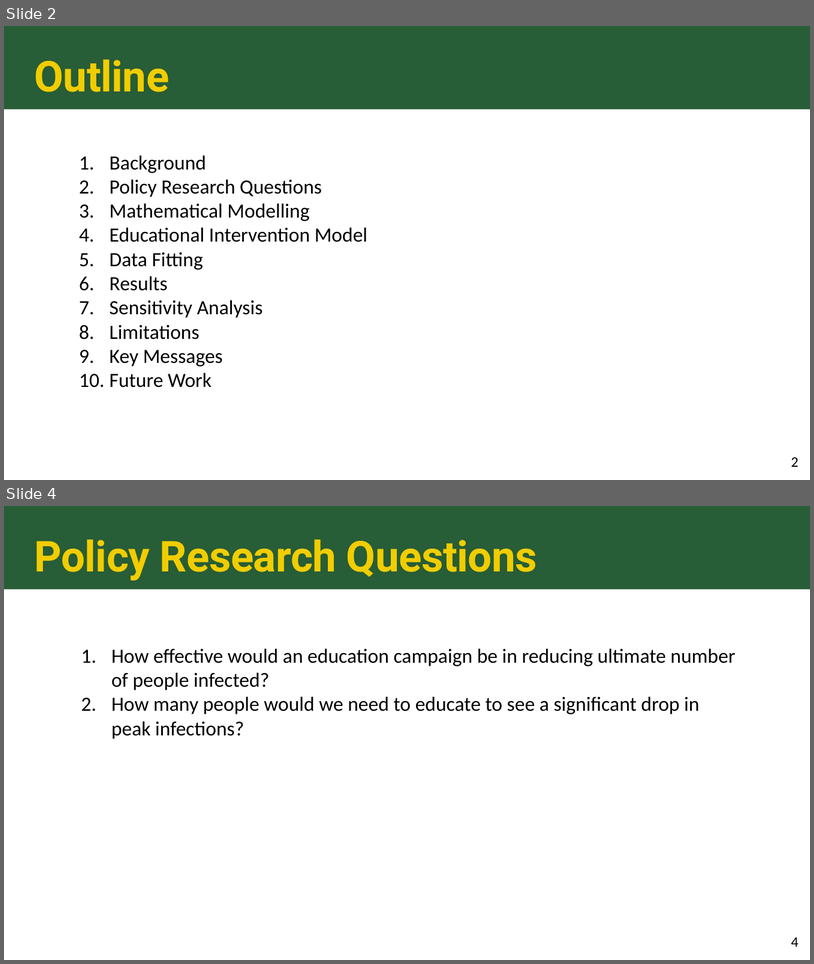
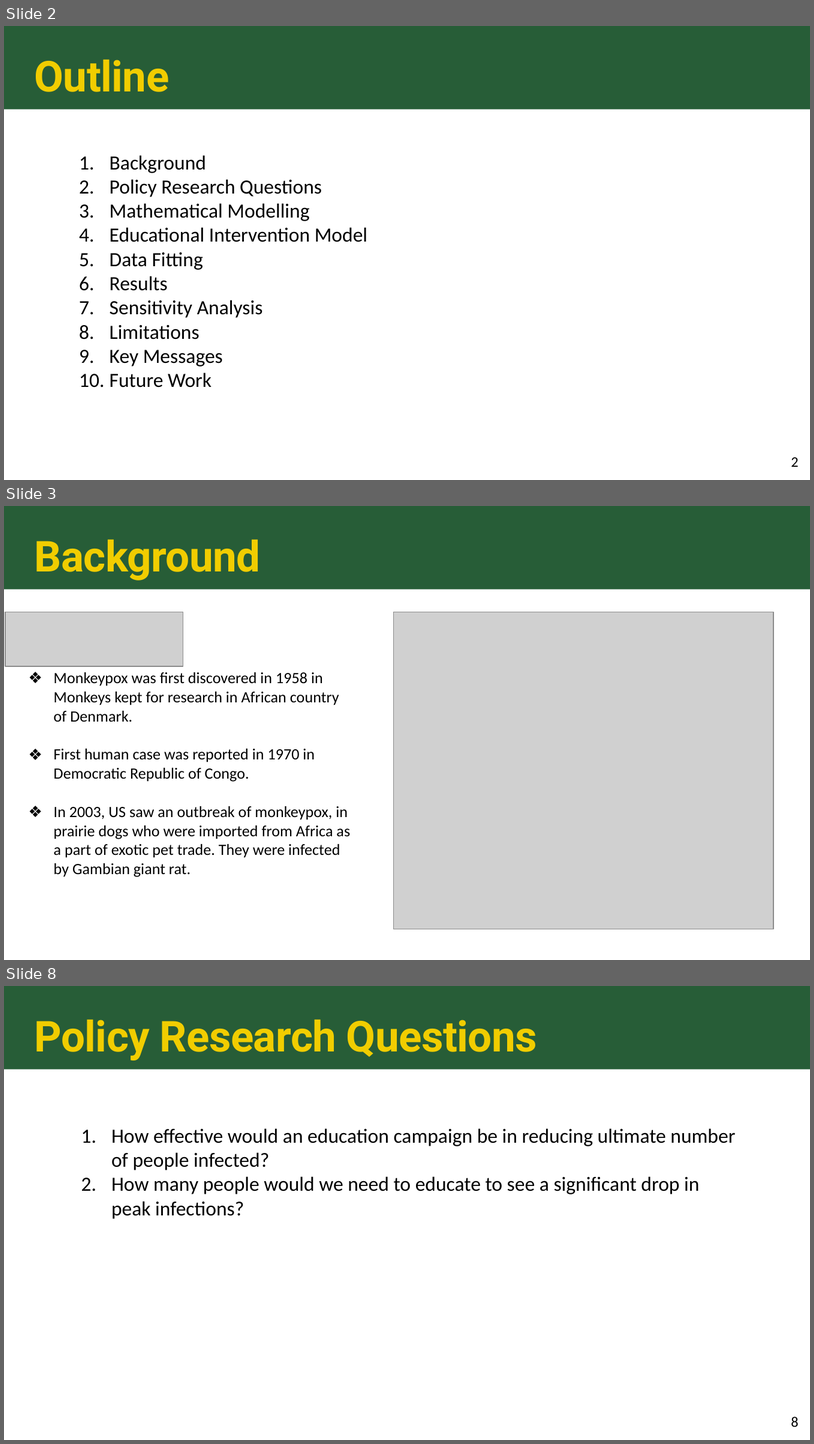
Before and after one commit to colbychristian/mpox_sier, a slide deck: Mpox_education_PPT.pptx. Shown one above the other, each under a label of ours: slides 2 and 4 before the commit, slides 2, 3 and 8 after it; the slides between them are not shown. The pictures are 814x964 and 814x1444 pixels, drawn with LibreOffice and Linux fonts; fonts in the diff are those of the drawing; grey boxes stand for pictures. Boxes give left, top, right and bottom in pixels: in the first picture for what was removed or moved away, otherwise in the second. Text is boxed around its words. In the diff, an @@ line names an element or a change of style, - is before the commit and + after.

```diff
--- a/Mpox_education_PPT.pptx
+++ b/Mpox_education_PPT.pptx
@@ slide 3 added at (x1=4, y1=506, x2=810, y2=960), background #FFFFFF; not listed: 1 template element that a slide beside it also shows @@
@@ text added at (x1=34, y1=539, x2=260, y2=580), 38 pt, text #F1CD00, bold @@
+Background
@@ picture added at (x1=5, y1=612, x2=183, y2=666) @@
@@ picture added at (x1=393, y1=612, x2=773, y2=928) @@
@@ table added at (x1=20, y1=646, x2=360, y2=879), 1 rows, 1 columns @@
+Monkeypox was first discovered in 1958 in Monkeys kept for research in African country of Denmark. / First human case was reported in 1970 in Democratic Republic of Congo. / In 2003, US saw an outbreak of monkeypox, in prairie dogs who were imported from Africa as a part of exotic pet trade. They were infected by Gambian giant rat.
@@ what was slide 4 is now slide 8 @@
@@ page number at (x1=791, y1=1416, x2=798, y2=1426): text changed @@
-4
+8
```
Also in this commit, not shown: 2 slides changed, 5 other slides added, 2 slides removed.
